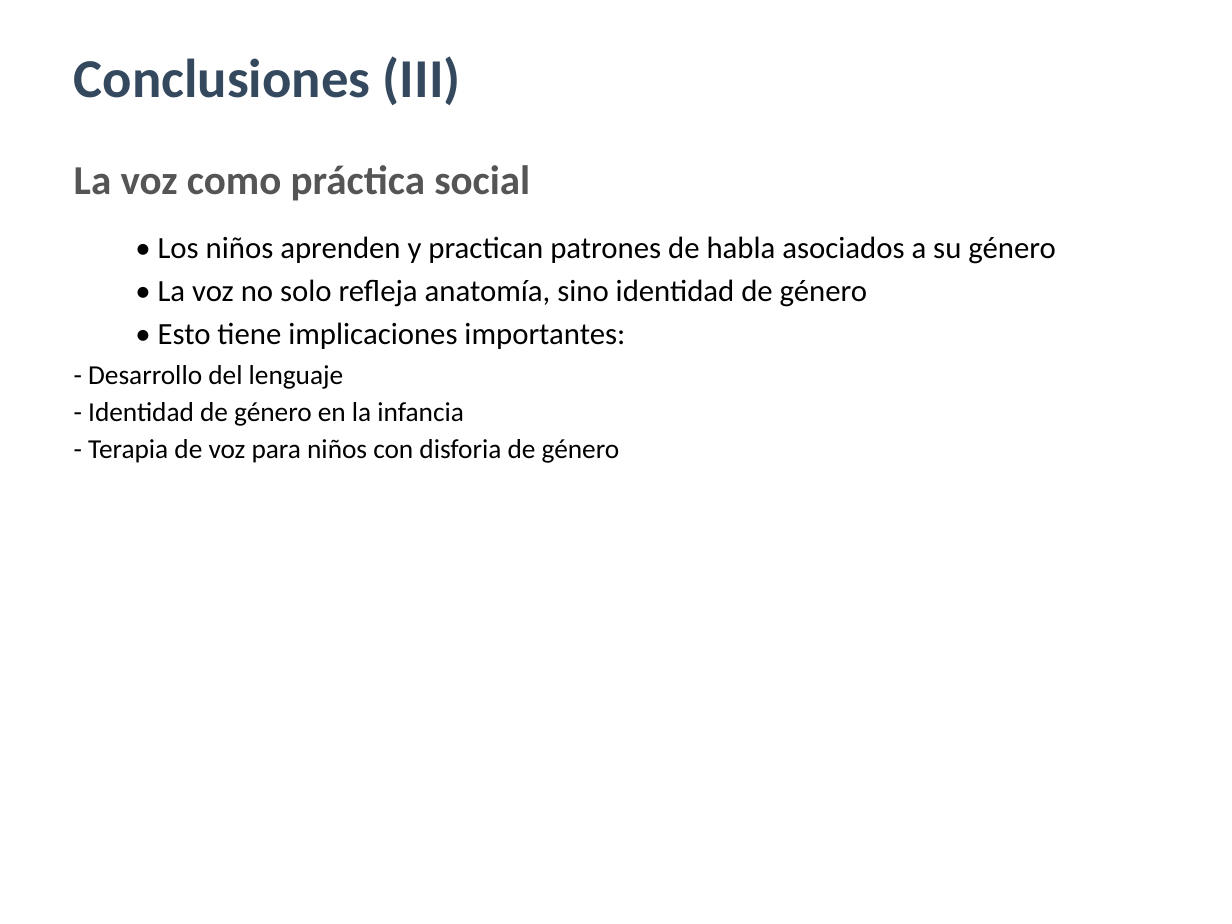
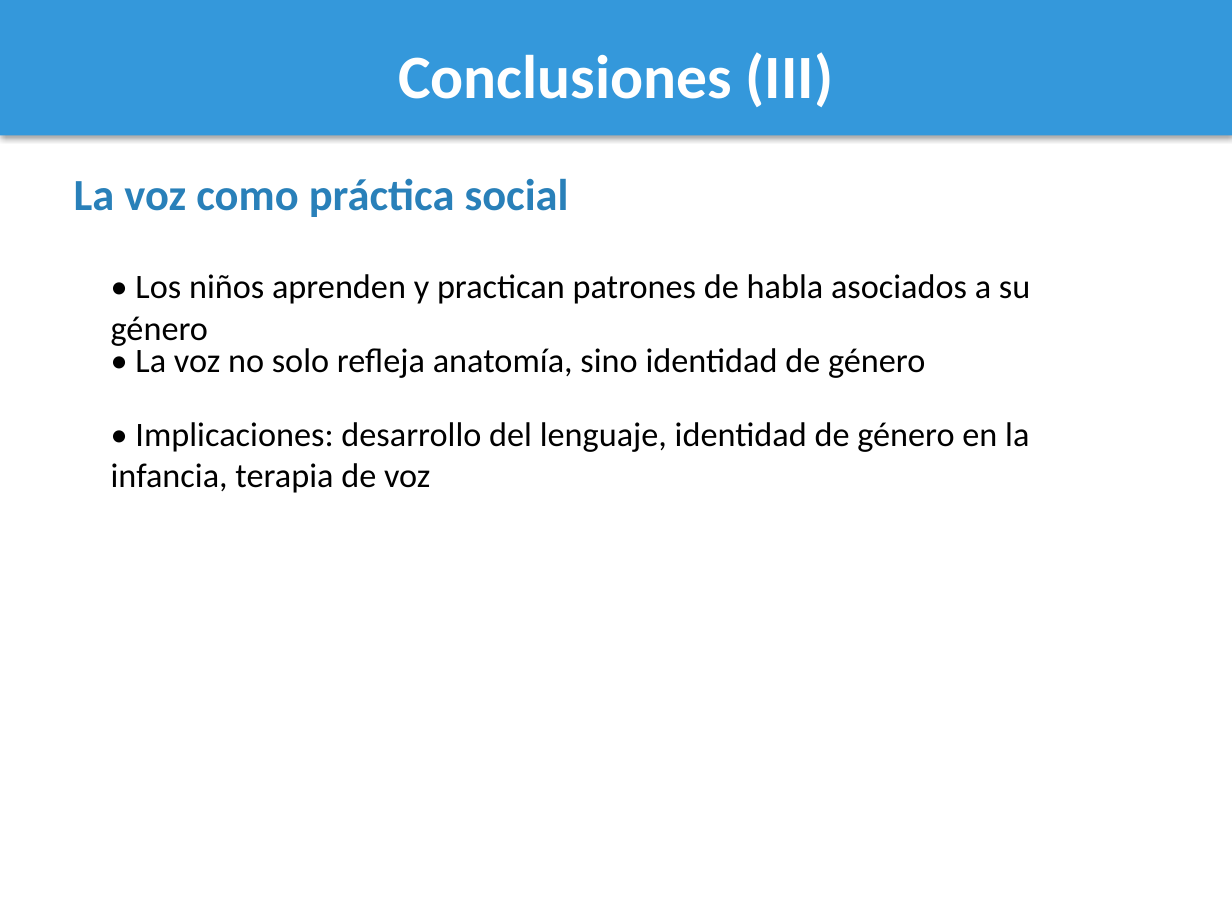
Before and after one commit to maquemmados/vozvozvoz, a slide deck: slide 19 of presentacion.pptx (slide 20 before the commit). Drawn at 1232x924 pixels with LibreOffice and Linux fonts; fonts in the diff are those of the drawing. Boxes give left, top, right and bottom in pixels: in the first picture for what was removed or moved away, otherwise in the second. Text is boxed around its words. In the diff, an @@ line names an element or a change of style, - is before the commit and + after.

```diff
--- a/presentacion.pptx
+++ b/presentacion.pptx
@@ rectangle added at (0, 0, 1232, 136), fill #3498DB @@
@@ text "Conclusiones (III)": place and size @@
-text "Conclusiones (III)" at (74, 56, 461, 105)
+text "Conclusiones (III)" at (398, 52, 833, 107)
@@ text "Conclusiones (III)" at (398, 52, 833, 107): size 32 to 36 pt, text colour #34495E to #FFFFFF; alignment left to centre @@
@@ text "La voz como práctica social": place and size @@
-text "La voz como práctica social" at (74, 165, 530, 201)
+text "La voz como práctica social" at (74, 178, 569, 217)
@@ text "La voz como práctica social" at (74, 178, 569, 217): size 24 to 26 pt, text colour #555555 to #2980B9 @@
@@ text "• Los niños aprenden y ...": place and size @@
-text "• Los niños aprenden y ..." at (158, 236, 1056, 264)
+text "• Los niños aprenden y ..." at (135, 274, 1030, 304)
@@ text "• Los niños aprenden y ..." at (135, 274, 1030, 304): size 18 to 20 pt @@
@@ text removed at (158, 322, 625, 349) @@
-• Esto tiene implicaciones importantes:
@@ text "• La voz no solo ..." at (135, 348, 925, 378): size 18 to 20 pt @@
@@ text "• La voz no solo ...": place and size @@
-text "• La voz no solo ..." at (158, 279, 867, 307)
+text "• La voz no solo ..." at (135, 348, 925, 378)
@@ text removed at (88, 365, 344, 389) @@
-- Desarrollo del lenguaje
@@ text removed at (88, 439, 620, 463) @@
-- Terapia de voz para niños con disforia de género
@@ text at (111, 422, 1029, 493): text changed; size 16 to 20 pt @@
-- Identidad de género en la infancia
+• Implicaciones: desarrollo del lenguaje, identidad de género en la infancia, terapia de voz
```
Also in this commit, not shown: 19 other slides changed, 1 slide added, 3 slides removed, 1 other file.
